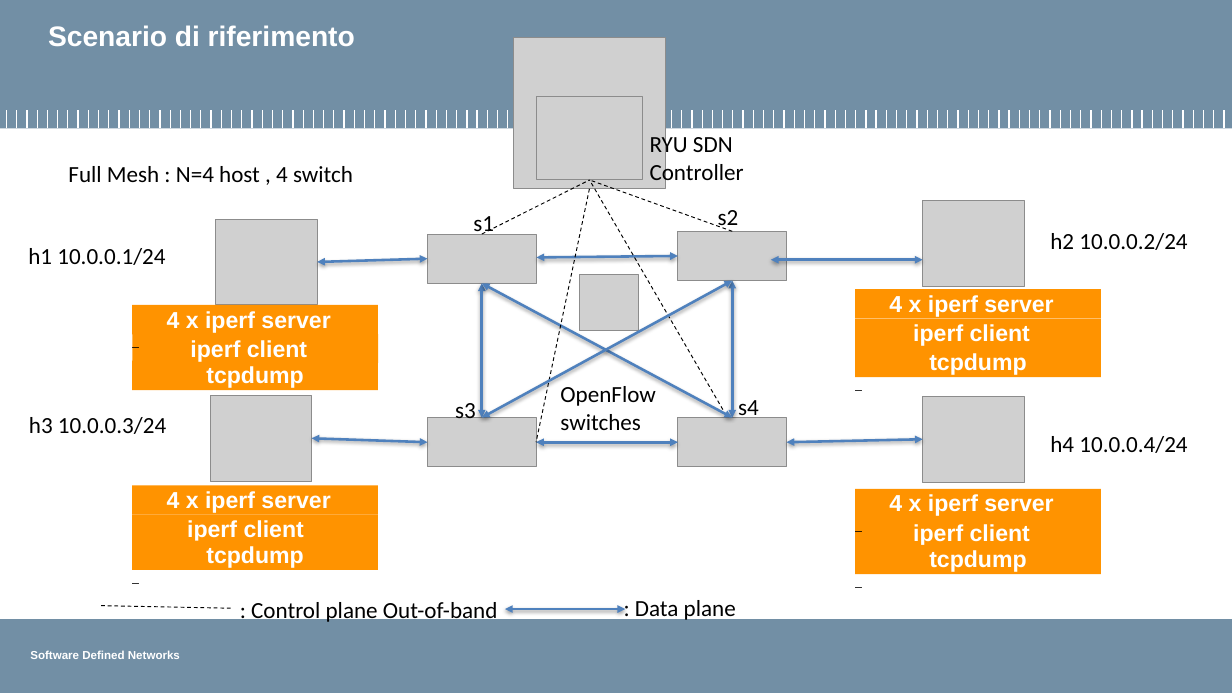
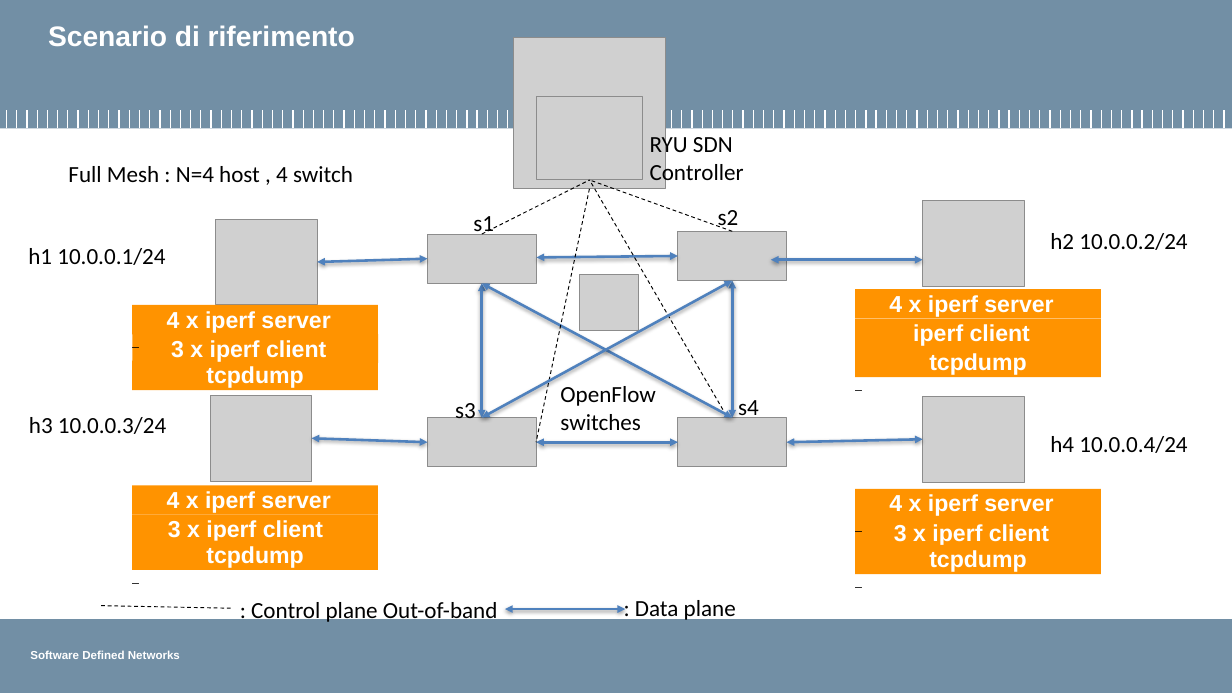
Before and after one commit to pierluigigrossi/progetto-SDN, a slide deck: slide 5 of intermedia8.pptx. Drawn at 1232x693 pixels with LibreOffice and Linux fonts; fonts in the diff are those of the drawing; grey boxes stand for pictures; background and template pictures are left out. Boxes give left, top, right and bottom in pixels: in the first picture for what was removed or moved away, otherwise in the second. Text is boxed around its words. In the diff, an @@ line names an element or a change of style, - is before the commit and + after.

```diff
--- a/intermedia8.pptx
+++ b/intermedia8.pptx
@@ text in freeform shape at <box>171,340,326,362</box>: text changed @@
-iperf client
+3 x iperf client
@@ text in freeform shape at <box>168,520,323,541</box>: text changed @@
-iperf client
+3 x iperf client
@@ text in freeform shape at <box>894,524,1049,545</box>: text changed @@
-iperf client
+3 x iperf client
```
Also in this commit, not shown: 1 other slide changed, 1 other file.
